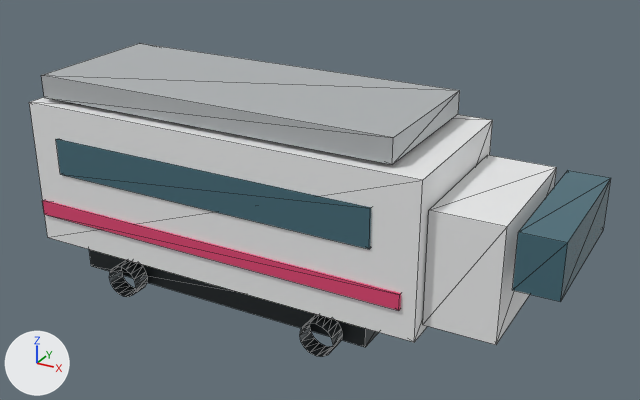
The glTF model public/models/trains/br642.glb: old version first, new version second.
The view is the same before and after, from a camera (50 mm lens) standing at (2.35, -3.59, 2.39) and looking at (0.36, 0.04, 0.58). Every picture has the same lights, and +X, +Y and +Z are marked at lower left. The picture after the commit comes second. Mesh edges are drawn as thin lines.

The older version as bpy lines, for what is in view:
```python
ob_body_shell = bpy.data.objects.new('body_shell', me_body_cube)
ob_body_shell.parent = ob_train_root
ob_body_shell.location = (0.0, 0.0, 0.62)
ob_body_shell.scale = (2.2, 0.88, 0.78)
ob_bogie_front_0 = bpy.data.objects.new('bogie_front_0', me_wheel_cylinder)
ob_bogie_front_0.parent = ob_train_root
ob_bogie_front_0.location = (-0.594, -0.38, 0.08)
ob_bogie_front_0.rotation_euler = (1.571, 0.0, 0.0)  # degrees (90, 0, 0)
ob_bogie_front_0.scale = (0.18, 0.18, 0.1)
ob_bogie_front_1 = bpy.data.objects.new('bogie_front_1', me_wheel_cylinder)
ob_bogie_front_1.parent = ob_train_root
ob_bogie_front_1.location = (0.594, -0.38, 0.08)
ob_bogie_front_1.rotation_euler = (1.571, 0.0, 0.0)  # degrees (90, 0, 0)
ob_bogie_front_1.scale = (0.18, 0.18, 0.1)
ob_front_glass = bpy.data.objects.new('front_glass', me_windows_cube)
ob_front_glass.parent = ob_train_root
ob_front_glass.location = (1.6, 0.0, 0.71)
ob_front_glass.scale = (0.2, 0.77, 0.265)
ob_front_nose = bpy.data.objects.new('front_nose', me_body_cube)
ob_front_nose.parent = ob_train_root
ob_front_nose.location = (1.28, 0.0, 0.57)
ob_front_nose.scale = (0.34, 0.75, 0.562)
ob_livery_stripe = bpy.data.objects.new('livery_stripe', me_accent_cube)
ob_livery_stripe.parent = ob_train_root
ob_livery_stripe.location = (-0.03, 0.0, 0.42)
ob_livery_stripe.scale = (2.11, 0.91, 0.08)
ob_roof = bpy.data.objects.new('roof', me_roof_cube)
ob_roof.parent = ob_train_root
ob_roof.location = (-0.05, 0.0, 1.09)
ob_roof.scale = (1.98, 0.78, 0.12)
ob_undercarriage = bpy.data.objects.new('undercarriage', me_wheel_cube)
ob_undercarriage.parent = ob_train_root
ob_undercarriage.location = (-0.05, 0.0, 0.14)
ob_undercarriage.scale = (1.72, 0.66, 0.18)
ob_window_band = bpy.data.objects.new('window_band', me_windows_cube)
ob_window_band.parent = ob_train_root
ob_window_band.location = (-0.03, 0.0, 0.74)
ob_window_band.scale = (1.8, 0.9, 0.195)
```
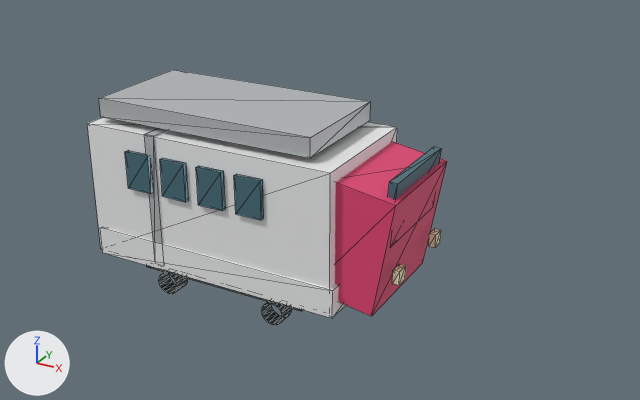
Diff of the bpy script that builds the scene:
```diff
--- a/public/models/trains/br642.glb.py
+++ b/public/models/trains/br642.glb.py
@@ mat_roof_material @@
 mat_roof_material.base_color = (0.522, 0.545, 0.557)  # light grey #bfc3c5
-mat_roof_material.metallic = 0.3
-mat_roof_material.roughness = 0.52
+mat_roof_material.metallic = 0.26
@@ me_windows_cube @@
 me_windows_cube.from_pydata(...)  # 8 vertices, 12 faces; spans x -0.5..0.5, y -0.5..0.5, z -0.5..0.5
-me_windows_cube.materials.append(mat_window_material)  # cyan #56808e
+me_windows_cube.materials.append(mat_windows_material)  # cyan #56808e
@@ ob_body_shell @@
 ob_body_shell.parent = ob_train_root
-ob_body_shell.location = (0.0, 0.0, 0.62)
-ob_body_shell.scale = (2.2, 0.88, 0.78)
+ob_body_shell.location = (-0.08, 0.0, 0.56)
+ob_body_shell.scale = (1.42, 0.72, 0.72)
@@ ob_window_band @@
-ob_window_band = bpy.data.objects.new('window_band', me_windows_cube)
+ob_window_band = bpy.data.objects.new('window_band', me_body_cube)
 ob_window_band.parent = ob_train_root
-ob_window_band.location = (-0.03, 0.0, 0.74)
-ob_window_band.scale = (1.8, 0.9, 0.195)
+ob_window_band.location = (-0.06, 0.0, 0.26)
+ob_window_band.scale = (1.42, 0.74, 0.15)
@@ ob_livery_stripe @@
-ob_livery_stripe = bpy.data.objects.new('livery_stripe', me_accent_cube)
+ob_livery_stripe = bpy.data.objects.new('livery_stripe', me_windows_cube)
 ob_livery_stripe.parent = ob_train_root
-ob_livery_stripe.location = (-0.03, 0.0, 0.42)
-ob_livery_stripe.scale = (2.11, 0.91, 0.08)
+ob_livery_stripe.location = (-0.46, 0.371, 0.72)
+ob_livery_stripe.scale = (0.145, 0.025, 0.2)
@@ ob_roof @@
 ob_roof.parent = ob_train_root
-ob_roof.location = (-0.05, 0.0, 1.09)
-ob_roof.scale = (1.98, 0.78, 0.12)
+ob_roof.location = (-0.12, 0.0, 1.0)
+ob_roof.scale = (1.24, 0.62, 0.1)
@@ ob_undercarriage @@
 ob_undercarriage.parent = ob_train_root
-ob_undercarriage.location = (-0.05, 0.0, 0.14)
-ob_undercarriage.scale = (1.72, 0.66, 0.18)
+ob_undercarriage.location = (-0.05, 0.0, 0.19)
+ob_undercarriage.scale = (0.973, 0.58, 0.14)
@@ ob_front_nose @@
-ob_front_nose = bpy.data.objects.new('front_nose', me_body_cube)
+ob_front_nose = bpy.data.objects.new('front_nose', me_accent_cube)
 ob_front_nose.parent = ob_train_root
-ob_front_nose.location = (1.28, 0.0, 0.57)
-ob_front_nose.scale = (0.34, 0.75, 0.562)
+ob_front_nose.location = (0.71, 0.0, 0.54)
+ob_front_nose.rotation_euler = (0.0, 0.17, 0.0)  # degrees (0, 10, 0)
+ob_front_nose.scale = (0.34, 0.62, 0.6)
@@ ob_front_glass @@
 ob_front_glass.parent = ob_train_root
-ob_front_glass.location = (1.6, 0.0, 0.71)
-ob_front_glass.scale = (0.2, 0.77, 0.265)
+ob_front_glass.location = (0.88, 0.0, 0.73)
+ob_front_glass.rotation_euler = (0.0, 0.08, 0.0)  # degrees (0, 4.6, 0)
+ob_front_glass.scale = (0.04, 0.52, 0.32)
@@ ob_bogie_front_0 @@
 ob_bogie_front_0.parent = ob_train_root
-ob_bogie_front_0.location = (-0.594, -0.38, 0.08)
+ob_bogie_front_0.location = (-0.32, -0.34, 0.12)
 ob_bogie_front_0.rotation_euler = (1.571, 0.0, 0.0)  # degrees (90, 0, 0)
-ob_bogie_front_0.scale = (0.18, 0.18, 0.1)
+ob_bogie_front_0.scale = (0.12, 0.12, 0.09)
@@ ob_bogie_front_1 @@
 ob_bogie_front_1.parent = ob_train_root
-ob_bogie_front_1.location = (0.594, -0.38, 0.08)
+ob_bogie_front_1.location = (0.32, -0.34, 0.12)
 ob_bogie_front_1.rotation_euler = (1.571, 0.0, 0.0)  # degrees (90, 0, 0)
-ob_bogie_front_1.scale = (0.18, 0.18, 0.1)
+ob_bogie_front_1.scale = (0.12, 0.12, 0.09)
@@ ob_headlight_1 @@
+ob_headlight_1 = bpy.data.objects.new('headlight_1', me_lamp_cube)  # a box spanning x -0.5..0.5, y -0.5..0.5, z -0.5..0.5; in mat_lamp_material (beige #fff4cd)
+ob_headlight_1.parent = ob_train_root
+ob_headlight_1.location = (0.92, -0.22, 0.42)
+ob_headlight_1.scale = (0.035, 0.07, 0.07)
@@ ob_headlight_0 @@
+ob_headlight_0 = bpy.data.objects.new('headlight_0', me_lamp_cube)  # a box spanning x -0.5..0.5, y -0.5..0.5, z -0.5..0.5; in mat_lamp_material (beige #fff4cd)
+ob_headlight_0.parent = ob_train_root
+ob_headlight_0.location = (0.92, 0.22, 0.42)
+ob_headlight_0.scale = (0.035, 0.07, 0.07)
@@ ob_articulation_marker @@
+ob_articulation_marker = bpy.data.objects.new('articulation_marker', me_roof_cube)
+ob_articulation_marker.parent = ob_train_root
+ob_articulation_marker.location = (-0.38, 0.0, 0.57)
+ob_articulation_marker.scale = (0.06, 0.735, 0.72)
@@ ob_window_0_72_3_1 @@
+ob_window_0_72_3_1 = bpy.data.objects.new('window_0.72_3_1', me_windows_cube)
+ob_window_0_72_3_1.parent = ob_train_root
+ob_window_0_72_3_1.location = (0.2, -0.371, 0.72)
+ob_window_0_72_3_1.scale = (0.145, 0.025, 0.2)
@@ ob_window_0_72_2_1 @@
+ob_window_0_72_2_1 = bpy.data.objects.new('window_0.72_2_1', me_windows_cube)
+ob_window_0_72_2_1.parent = ob_train_root
+ob_window_0_72_2_1.location = (-0.02, -0.371, 0.72)
+ob_window_0_72_2_1.scale = (0.145, 0.025, 0.2)
@@ ob_window_0_72_1_1 @@
+ob_window_0_72_1_1 = bpy.data.objects.new('window_0.72_1_1', me_windows_cube)
+ob_window_0_72_1_1.parent = ob_train_root
+ob_window_0_72_1_1.location = (-0.24, -0.371, 0.72)
+ob_window_0_72_1_1.scale = (0.145, 0.025, 0.2)
@@ ob_window_0_72_0_1 @@
+ob_window_0_72_0_1 = bpy.data.objects.new('window_0.72_0_1', me_windows_cube)
+ob_window_0_72_0_1.parent = ob_train_root
+ob_window_0_72_0_1.location = (-0.46, -0.371, 0.72)
+ob_window_0_72_0_1.scale = (0.145, 0.025, 0.2)
```

Pixel boxes (x1, y1, x2, y2) of what changed, in the pictures (640 x 400 px):
'body_shell', moved, rescaled
    before: (29, 97, 493, 342)
    after: (87, 117, 397, 289)
'roof', surface changed, moved, rescaled (35% narrower, 28% shorter)
    before: (41, 43, 460, 165)
    after: (99, 70, 371, 158)
'front_nose', reshaped, moved, turned, rescaled
    before: (423, 155, 557, 345)
    after: (335, 142, 447, 316)
'window_band', recoloured, reshaped, moved, rescaled (22% narrower, 17% shorter)
    before: (56, 139, 371, 249)
    after: (100, 227, 346, 318)
'front_glass', recoloured, moved, turned, rescaled
    before: (513, 170, 611, 302)
    after: (388, 146, 442, 200)
'livery_stripe', recoloured, reshaped, moved, rescaled (not visible afterwards)
    before: (42, 200, 401, 310)
'undercarriage', moved, rescaled (mostly hidden afterwards)
    before: (89, 249, 379, 347)
    after: (147, 266, 303, 311)
'bogie_front_1', moved, rescaled
    before: (300, 315, 342, 357)
    after: (262, 300, 292, 325)
'bogie_front_0', moved, rescaled
    before: (109, 260, 147, 297)
    after: (159, 271, 187, 294)
'window_0.72_3_1', added (cyan)
    after: (234, 174, 264, 220)
'window_0.72_2_1', added (cyan)
    after: (196, 166, 225, 211)
'articulation_marker', added
    after: (144, 128, 170, 244)
'window_0.72_1_1', added (cyan)
    after: (160, 158, 189, 202)
'window_0.72_0_1', added (cyan)
    after: (125, 150, 153, 194)
'headlight_1', added
    after: (392, 264, 406, 285)
'headlight_0', added
    after: (429, 229, 441, 248)
